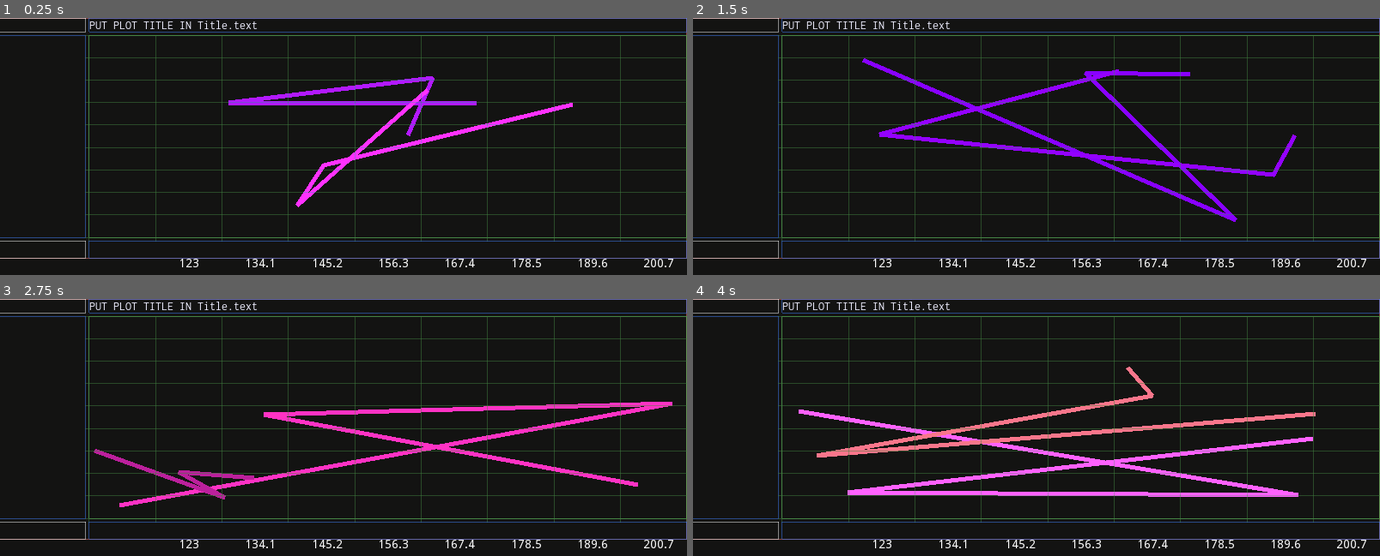
Above: before the commit, frames 1-4 (two rows, left to right).
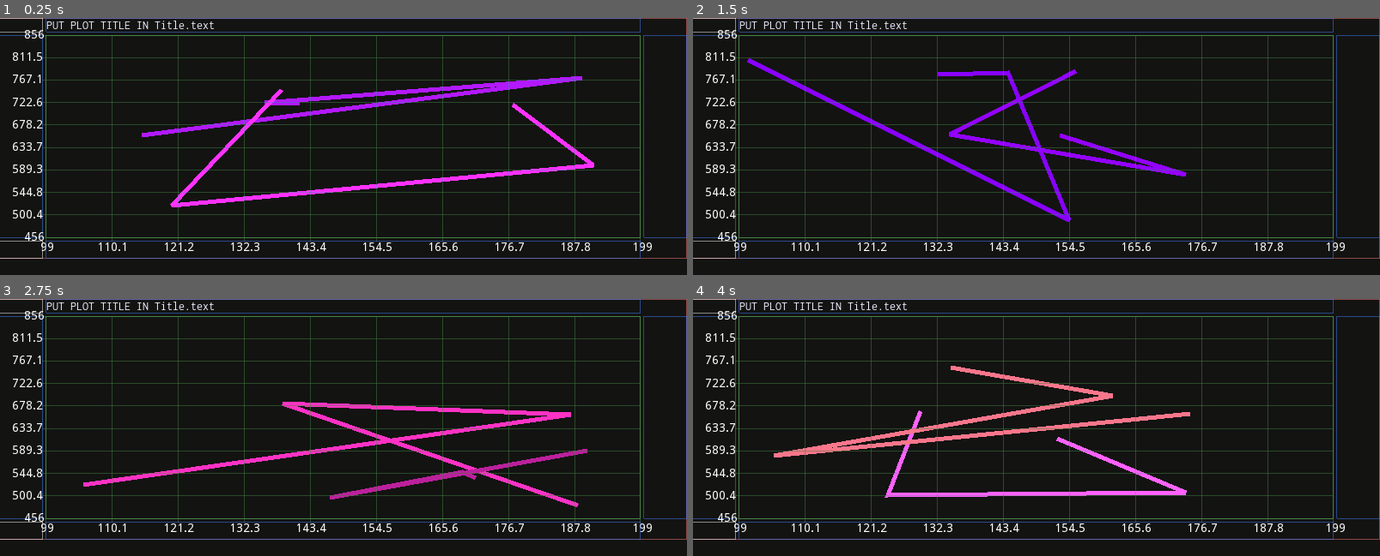
Above: after the commit, the same moments.

Repository: sustainablelab/draw-line
Game: Godot game, scene res://src/Main.tscn
Same seed, same stepped clock (60 frames per second), same inputs: the game is played once before the commit and once after it.
Inputs (mouse positions are in pixels of both pictures, inside the frame that each line leads up to):
- Up to frame 1 (0.25 s): no input
- Up to frame 2 (1.5 s): tap Enter at 0.5 s; move the mouse to (1187, 133) at 0.52 s; move the mouse to (899, 159) at 1.27 s
- Up to frame 3 (2.75 s): move the mouse to (412, 370) at 2.02 s
- Up to frame 4 (4 s): move the mouse to (1002, 478) at 2.77 s; move the mouse to (1242, 466) at 3.52 s

The runs differ from the first frame. In frame 1, 10% of the frame differs, in the area x 1-100%, y 0-97%; in frame 2, 10%; in frame 3, 11%; in frame 4, 12%.

Commit message:
Good tick labels on both axes

Diff:
--- a/src/HudLeft.gd
+++ b/src/HudLeft.gd
@@ -9,8 +9,9 @@
 var Title_area:   String
 var Title:        String
 var Y1Axis_area: String
+var Y2Axis_area: String
 var Data_area:    String
-var Origin_bound: String
+var Origin_area: String
 var XAxis_area:  String
 var KeyPress:     String
 var HudLeft:      String
--- a/src/Main.gd
+++ b/src/Main.gd
@@ -46,11 +46,14 @@
 onready var Title_bound:  ReferenceRect   = get_node("App/Plot_area/PlotParts/Title_area/Title_bound")
 onready var Y1Axis_area:  MarginContainer = get_node("App/Plot_area/PlotParts/Y1Axis_area")
 onready var Y1Axis_bound: ReferenceRect   = get_node("App/Plot_area/PlotParts/Y1Axis_area/Y1Axis_bound")
+onready var Y2Axis_area:  MarginContainer = get_node("App/Plot_area/PlotParts/Y2Axis_area")
+onready var Y2Axis_bound: ReferenceRect   = get_node("App/Plot_area/PlotParts/Y2Axis_area/Y2Axis_bound")
 onready var Data_area:    MarginContainer = get_node("App/Plot_area/PlotParts/Data_area")
 onready var Data_bound:   ReferenceRect   = get_node("App/Plot_area/PlotParts/Data_area/Data_bound")
 onready var XAxis_area:   MarginContainer = get_node("App/Plot_area/PlotParts/XAxis_area")
 onready var XAxis_bound:  ReferenceRect   = get_node("App/Plot_area/PlotParts/XAxis_area/XAxis_bound")
-onready var Origin_bound: ReferenceRect   = get_node("App/Plot_area/PlotParts/Origin_bound")
+onready var Origin_area:  MarginContainer = get_node("App/Plot_area/PlotParts/Origin_area")
+onready var Origin_bound: ReferenceRect   = get_node("App/Plot_area/PlotParts/Origin_area/Origin_bound")
 onready var KeyPress:     Label           = get_node("App/KeyPress")
 
 
@@ -125,7 +128,7 @@
 	## number of children in `PlotParts` by `PlotParts.columns`.
 
 	# Rows in GridContainer PlotParts is num children / columns
-	PlotParts.columns = 2
+	PlotParts.columns = 3
 
 	##
 	## **Children of `PlotParts`**
@@ -134,20 +137,26 @@
 	##
 	## - *Title*: plot title above the data
 	##
+	## - *UpRight*: dead space in the upper-right corner of the plot area
+	##
 	## - *Y1Axis*: the Y-axis to the left of the data
 	##
 	## - *Data*: draw plot lines here
 	##
+	## - *Y2Axis*: the Y-axis to the right of the data
+	##
 	## - *Origin*: dead space in the lower-left corner of the plot area
 	##
 	## - *XAxis*: the X-axis
+	##
+	## - *DownRight*: dead space in the lower-right corner of the plot area
 
 	##
 	## **Node Data_area**
 	##
 
-	## `Data_area` shall expand horizontally and vertically to claim
-	## maximum space for plot artwork.
+	## `Data_area` shall expand horizontally and vertically to
+	## claim maximum space for plot artwork.
 	Data_area.size_flags_horizontal = SIZE_EXPAND_FILL
 	Data_area.size_flags_vertical = SIZE_EXPAND_FILL
 
@@ -155,42 +164,86 @@
 	Data_bound.editor_only = false
 	Data_bound.border_color = Color8(0x80, 0xFF, 0x80, 0x80)
 
+	##
+	## **Node Title_area**
+	##
 
 	## `Title_bound` shows the bounds of `Title_area`.
 	Title_bound.editor_only = false
 	Title_bound.border_color = Color8(0x40, 0x80, 0xFF, 0x80)
 
-	## Use Y1Axis_area to set width Y1-axis
-	Y1Axis_area.rect_min_size = Vector2(100,0)
-	## Use Y1Axis_bound to visualize space for the Y1-axis
+	##
+	## **Node Y1Axis_area**
+	##
+
+	## `Y1Axis_area` sets the width of the Y-Axis to the left of the data.
+	Y1Axis_area.rect_min_size = Vector2(50,0)
+
+	## `Y1Axis_bound` shows the bounds of `Y1Axis_area`.
 	Y1Axis_bound.editor_only = false
 	Y1Axis_bound.border_color = Color8(0x40, 0x80, 0xFF, 0x80)
 
-	# Use XAxis_area to block off space for the X axis
+	##
+	## **Node Y2Axis_area**
+	##
+
+	## `Y2Axis_area` sets the width of the Y-Axis to right of the data.
+	Y2Axis_area.rect_min_size = Vector2(50,0)
+
+	## `Y2Axis_bound` shows the bounds of `Y2Axis_area`.
+	Y2Axis_bound.editor_only = false
+	Y2Axis_bound.border_color = Color8(0x40, 0x80, 0xFF, 0x80)
+
+	##
+	## **Node XAxis_area**
+	##
+
+	## `XAxis_area` sets the height of the X-Axis.
 	XAxis_area.rect_min_size = Vector2(0,20)
 	XAxis_area.size_flags_horizontal = SIZE_EXPAND_FILL
-	# Use XAxis_bound to visualize space for the X axis
+
+	## `XAxis_bound` shows the bounds of the `XAxis_area`.
 	XAxis_bound.editor_only = false
 	XAxis_bound.border_color = Color8(0x40, 0x80, 0xFF, 0x80)
 
-	# Use Origin_bound to block off dead space under the Y1Axis
-	Origin_bound.rect_min_size = Vector2(
+	##
+	## **Node Origin_area**
+	##
+
+	## `Origin_area` is required by `PlotParts` for setting the
+	## number of rows. `Origin_area` blocks off the dead space
+	## under the Y axis and left of the X axis.
+	Origin_area.rect_min_size = Vector2(
 		Y1Axis_area.rect_min_size.x,
 		XAxis_area.rect_min_size.y
 		)
-	# Use Origin_bound to visualize the dead space under the Y1Axis
+
+	## `Origin_bound` shows the bounds of `Origin_area`.
 	Origin_bound.editor_only = false
 	Origin_bound.border_color = Color8(0xFF, 0xFF, 0xFF, 0x80)
 
-	# Use UpLeft_area to block off dead space above the Y1Axis
+	##
+	## **Node UpLeft_area**
+	##
+
+	## `UpLeft_area` is required by `PlotParts` for setting the
+	## number of rows. `UpLeft_area` blocks off dead space above
+	## the Y axis and left of the plot title.
 	UpLeft_area.rect_min_size = Vector2(
 		Y1Axis_area.rect_min_size.x,
 		Title_area.rect_size.y
 		)
-	# Use UpLeft_bound to visualize the dead space above the Y1Axis.
+
+	## `UpLeft_bound` shows the bounds of `UpLeft_area`.
 	UpLeft_bound.editor_only = false
 	UpLeft_bound.border_color = Color8(0xFF, 0xFF, 0xFF, 0x80)
 
+	##
+	## **Node Dev**
+	##
+
+	## Start with all Developer art (bounding boxes) invisible. F3
+	## toggles visibility.
 	Dev.visible = false
 
 	# ---< DEBUG >---
@@ -214,7 +267,7 @@
 	## Title the plot.
 	Title.text = "PUT PLOT TITLE IN Title.text"
 
-	## Draw lines.
+	# ---< Draw lines >---
 
 	# Free all lines
 	global_data_art.free()
@@ -226,50 +279,18 @@
 	Data_area.add_child(global_data_art)
 	Data_area.add_child(global_grid_art)
 
-	## Make the axes.
-	var xAxis := Axis.new()
-	var yAxis := Axis.new()
-	var axes := Axes.new(xAxis, yAxis, global_pan_offset)
-	# TEMP -- shall come from data
-	axes.x.first = 123
-	axes.x.directed_length = 100
-	axes.y.first = 456
-	axes.y.directed_length = 400
-
-	## Make the grid line artwork.
+	## Make the X- and Y-axis **grid line** artwork.
 	make_grid_lines()
-	## Make the tick label artwork.
+
+	## Define the axes:
+	## X and Y ranges and an offset into those ranges.
+	var axes : Axes = make_axes()
+
+	## Make the X- and Y-axis **tick label** artwork.
 	make_grid_labels(axes)
 
 	## Make the data and the data line artwork.
 	make_data_lines()
-
-
-
-##
-## \brief Create a line with default width
-##
-func new_line() -> Line2D:
-	var line = Line2D.new()
-	line.width = 5
-	return line
-
-
-##
-## \brief Create a grid line
-##
-func new_grid_line() -> Line2D:
-	var line = Line2D.new()
-	## Make grid lines skinny.
-	line.width = 1
-	## Make grid lines dark green and transparent.
-	line.default_color = Color8(
-		0x40, # red
-		0x80, # green
-		0x40, # blue
-		0x80  # alpha
-		)
-	return line
 
 
 # --------------
@@ -331,6 +352,31 @@
 # ------------------
 
 ##
+## \brief Create a line with default width
+##
+func new_line() -> Line2D:
+	var line = Line2D.new()
+	line.width = 5
+	return line
+
+
+##
+## \brief Create a grid line
+##
+func new_grid_line() -> Line2D:
+	var line = Line2D.new()
+	## Make grid lines skinny.
+	line.width = 1
+	## Make grid lines dark green and transparent.
+	line.default_color = Color8(
+		0x40, # red
+		0x80, # green
+		0x40, # blue
+		0x80  # alpha
+		)
+	return line
+
+##
 ## \brief Label the grid lines
 ##
 ## \param axes: The axes for the current "view" of the data.
@@ -338,14 +384,14 @@
 func make_grid_labels(axes : Axes) -> void:
 	var x_labels : Array = []
 	var y_labels : Array = []
-	# x_labels all have the same TOP coordinate
-	var xlabel_top : float = XAxis_area.rect_position.y
-	# y_labels all have the same LEFT coordinate
-	var ylabel_left : float = Y1Axis_area.rect_position.x
 	var axis_size := Vector2( # TEMP
 		Data_area.rect_size.x,
 		Data_area.rect_size.y
 		)
+	# x_labels all have the same TOP coordinate
+	var xlabel_top : float = axis_size.y + 5 # see ystart
+	# y_labels all have the same LEFT coordinate
+	var ylabel_left : float = -5 # see xstart
 	# tick step (axis value step-size between ticks)
 	var xtick_step : float = axes.x.directed_length/(n_xticks-1)
 	var xtick_pitch : float = axis_size.x/(n_xticks-1)
@@ -356,8 +402,6 @@
 		# Make a new label
 		x_labels.append(Label.new())
 		global_grid_art.add_child(x_labels[i])
-		# Center-align x labels
-		x_labels[i].align = Label.ALIGN_CENTER
 		# Calculate the value to show in the label
 		var xA : float = axes.x.first + i*xtick_step
 		# Show ints as ints, show floats with one decimal place
@@ -365,13 +409,31 @@
 			x_labels[i].text = String(xA).pad_decimals(0)
 		else:
 			x_labels[i].text = String(xA).pad_decimals(1)
-		# Position the label based on its width
-		var label_w : float = x_labels[i].rect_size.x
-		var xlabel_left : float = XAxis_area.rect_position.x - label_w/2 + i*xtick_pitch
+		# Position the label based on its width.
+		# Guess the width based on the number of characters and
+		# the font height.
+		var label_font_height : float = x_labels[i].get_line_height()
+		var label_char_count : int = x_labels[i].get_total_character_count()
+		var label_half_width : float = label_char_count*label_font_height/4
+		var xlabel_left : float = i*xtick_pitch - label_half_width
 		x_labels[i].rect_position = Vector2(xlabel_left, xlabel_top)
-	# for i in range(n_yticks):
-	# 	y_labels.append(Label.new())
-	# 	y_labels[i].align = Label.ALIGN_RIGHT
+	for i in range(n_yticks):
+		# Make a new label
+		y_labels.append(Label.new())
+		global_grid_art.add_child(y_labels[i])
+		# Calculate the value to show in the label
+		var yA : float = axes.y.first + i*ytick_step
+		# Show ints as ints, show floats with one decimal place
+		if yA - int(yA) == 0:
+			y_labels[i].text = String(yA).pad_decimals(0)
+		else:
+			y_labels[i].text = String(yA).pad_decimals(1)
+		var label_font_height : float = y_labels[i].get_line_height()
+		var ylabel_top : float = axis_size.y - i*ytick_pitch - label_font_height/2
+		var label_char_count : int = y_labels[i].get_total_character_count()
+		var label_width : float = label_char_count*label_font_height/2
+		y_labels[i].rect_position = Vector2(ylabel_left - label_width, ylabel_top)
+
 
 
 ##
@@ -419,6 +481,26 @@
 		y_divisions[i].add_point(Vector2(xO + xstart, yO + yG))
 		y_divisions[i].add_point(Vector2(xO + xstop, yO + yG))
 
+##
+## \brief Define X and Y axes
+##
+## Each Axis has a `first` value and a `directed_length`.
+## Axes are an X Axis and a Y Axis together with an (x,y) offset
+## into the axes. The offset adds to the `first` value. The
+## `directed_length is unchanged, so all values are offset by the
+## offset.
+##
+func make_axes() -> Axes:
+	## Make the axes.
+	var xAxis := Axis.new()
+	var yAxis := Axis.new()
+	var axes := Axes.new(xAxis, yAxis, global_pan_offset)
+	# TEMP -- shall come from data
+	axes.x.first = 99
+	axes.x.directed_length = 100
+	axes.y.first = 456
+	axes.y.directed_length = 400
+	return axes
 
 ##
 ## \brief Make the data and the data line artwork
@@ -471,8 +553,9 @@
 	HudLeft.Title_area = myu.report_size_and_position(Title_area)
 	HudLeft.Title = myu.report_size_and_position(Title)
 	HudLeft.Y1Axis_area = myu.report_size_and_position(Y1Axis_area)
+	HudLeft.Y2Axis_area = myu.report_size_and_position(Y2Axis_area)
 	HudLeft.Data_area = myu.report_size_and_position(Data_area)
-	HudLeft.Origin_bound = myu.report_size_and_position(Origin_bound)
+	HudLeft.Origin_area = myu.report_size_and_position(Origin_area)
 	HudLeft.XAxis_area  = myu.report_size_and_position(XAxis_area)
 	HudLeft.KeyPress = myu.report_size_and_position(KeyPress)
 	HudLeft.HudLeft = myu.report_size_and_position(HudLeft)
@@ -487,8 +570,9 @@
 {Title_area}
 {Title}
 {Y1Axis_area}
+{Y2Axis_area}
 {Data_area}
-{Origin_bound}
+{Origin_area}
 {XAxis_area}
 {KeyPress}
 {HudLeft}
@@ -501,8 +585,9 @@
 		"Title_area":HudLeft.Title_area,
 		"Title":HudLeft.Title,
 		"Y1Axis_area":HudLeft.Y1Axis_area,
+		"Y2Axis_area":HudLeft.Y2Axis_area,
 		"Data_area":HudLeft.Data_area,
-		"Origin_bound":HudLeft.Origin_bound,
+		"Origin_area":HudLeft.Origin_area,
 		"XAxis_area":HudLeft.XAxis_area,
 		"KeyPress":HudLeft.KeyPress,
 		"HudLeft":HudLeft.HudLeft,
--- a/src/Main.tscn
+++ b/src/Main.tscn
@@ -16,19 +16,19 @@
 
 [node name="App" type="VBoxContainer" parent="."]
 margin_right = 4.0
-margin_bottom = 56.0
+margin_bottom = 68.0
 
 [node name="Plot_area" type="MarginContainer" parent="App"]
 margin_right = 4.0
-margin_bottom = 36.0
+margin_bottom = 48.0
 
 [node name="Plot_bound" type="ReferenceRect" parent="App/Plot_area"]
 margin_right = 4.0
-margin_bottom = 36.0
+margin_bottom = 48.0
 
 [node name="PlotParts" type="GridContainer" parent="App/Plot_area"]
 margin_right = 4.0
-margin_bottom = 36.0
+margin_bottom = 48.0
 
 [node name="UpLeft_area" type="MarginContainer" parent="App/Plot_area/PlotParts"]
 
@@ -44,37 +44,57 @@
 [node name="Title_bound" type="ReferenceRect" parent="App/Plot_area/PlotParts/Title_area"]
 margin_bottom = 16.0
 
-[node name="Y1Axis_area" type="MarginContainer" parent="App/Plot_area/PlotParts"]
+[node name="UpRight_area" type="MarginContainer" parent="App/Plot_area/PlotParts"]
 margin_top = 24.0
 margin_bottom = 24.0
+
+[node name="UpRight_bound" type="ReferenceRect" parent="App/Plot_area/PlotParts/UpRight_area"]
+
+[node name="Y1Axis_area" type="MarginContainer" parent="App/Plot_area/PlotParts"]
+margin_top = 28.0
+margin_bottom = 28.0
 
 [node name="Y1Axis_bound" type="ReferenceRect" parent="App/Plot_area/PlotParts/Y1Axis_area"]
 
 [node name="Data_area" type="MarginContainer" parent="App/Plot_area/PlotParts"]
-margin_top = 28.0
-margin_bottom = 28.0
+margin_top = 32.0
+margin_bottom = 32.0
 
 [node name="Data_bound" type="ReferenceRect" parent="App/Plot_area/PlotParts/Data_area"]
 
-[node name="Origin_bound" type="ReferenceRect" parent="App/Plot_area/PlotParts"]
-margin_top = 32.0
-margin_bottom = 32.0
-
-[node name="XAxis_area" type="MarginContainer" parent="App/Plot_area/PlotParts"]
+[node name="Y2Axis_area" type="MarginContainer" parent="App/Plot_area/PlotParts"]
 margin_top = 36.0
 margin_bottom = 36.0
 
+[node name="Y2Axis_bound" type="ReferenceRect" parent="App/Plot_area/PlotParts/Y2Axis_area"]
+
+[node name="Origin_area" type="MarginContainer" parent="App/Plot_area/PlotParts"]
+margin_top = 40.0
+margin_bottom = 40.0
+
+[node name="Origin_bound" type="ReferenceRect" parent="App/Plot_area/PlotParts/Origin_area"]
+
+[node name="XAxis_area" type="MarginContainer" parent="App/Plot_area/PlotParts"]
+margin_top = 44.0
+margin_bottom = 44.0
+
 [node name="XAxis_bound" type="ReferenceRect" parent="App/Plot_area/PlotParts/XAxis_area"]
 
+[node name="DownRight_area" type="MarginContainer" parent="App/Plot_area/PlotParts"]
+margin_top = 48.0
+margin_bottom = 48.0
+
+[node name="DownRight_bound" type="ReferenceRect" parent="App/Plot_area/PlotParts/DownRight_area"]
+
 [node name="KeyPress" parent="App" instance=ExtResource( 2 )]
-margin_top = 40.0
+margin_top = 52.0
 margin_right = 4.0
-margin_bottom = 56.0
+margin_bottom = 68.0
 size_flags_vertical = 1
 
 [node name="Dev" type="HBoxContainer" parent="."]
 margin_right = 4.0
-margin_bottom = 56.0
+margin_bottom = 68.0
 
 [node name="HudLeft" type="Label" parent="Dev"]
 margin_bottom = 16.0
@@ -84,8 +104,8 @@
 
 [node name="HudRight" type="Label" parent="Dev"]
 margin_left = 4.0
-margin_top = 20.0
+margin_top = 26.0
 margin_right = 4.0
-margin_bottom = 36.0
+margin_bottom = 42.0
 custom_styles/normal = ExtResource( 6 )
 script = ExtResource( 5 )
Not shown, changed: dev-scripts/summarize-my-code.py
Not shown, changed: src/dev-view-src/Main.md
